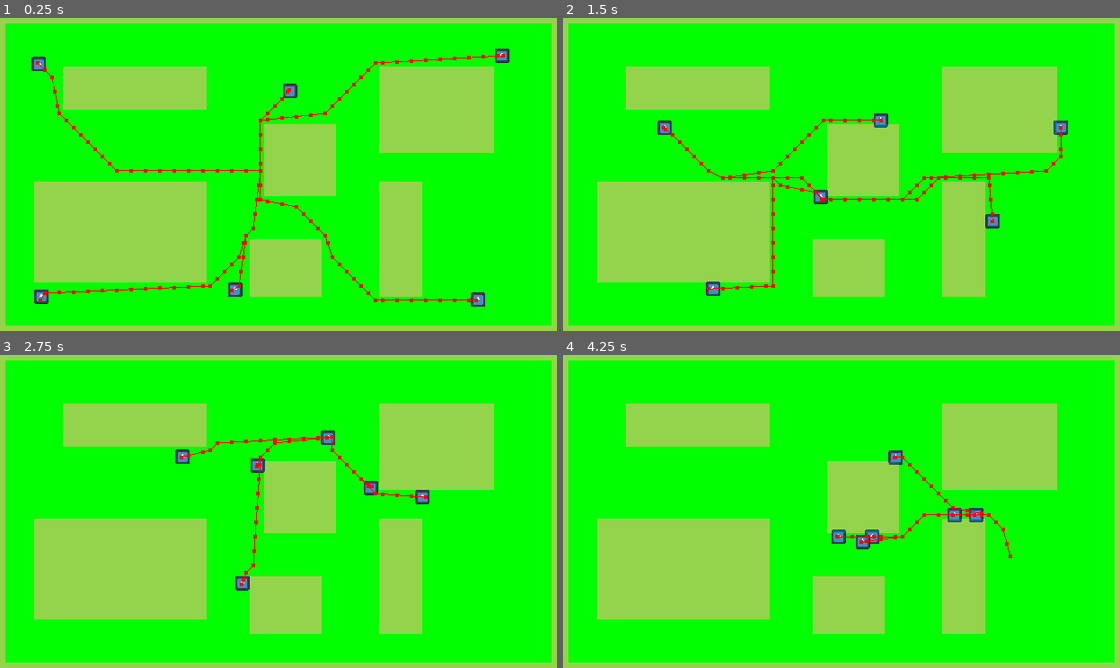
Above: before the commit, frames 1-4 (two rows, left to right).
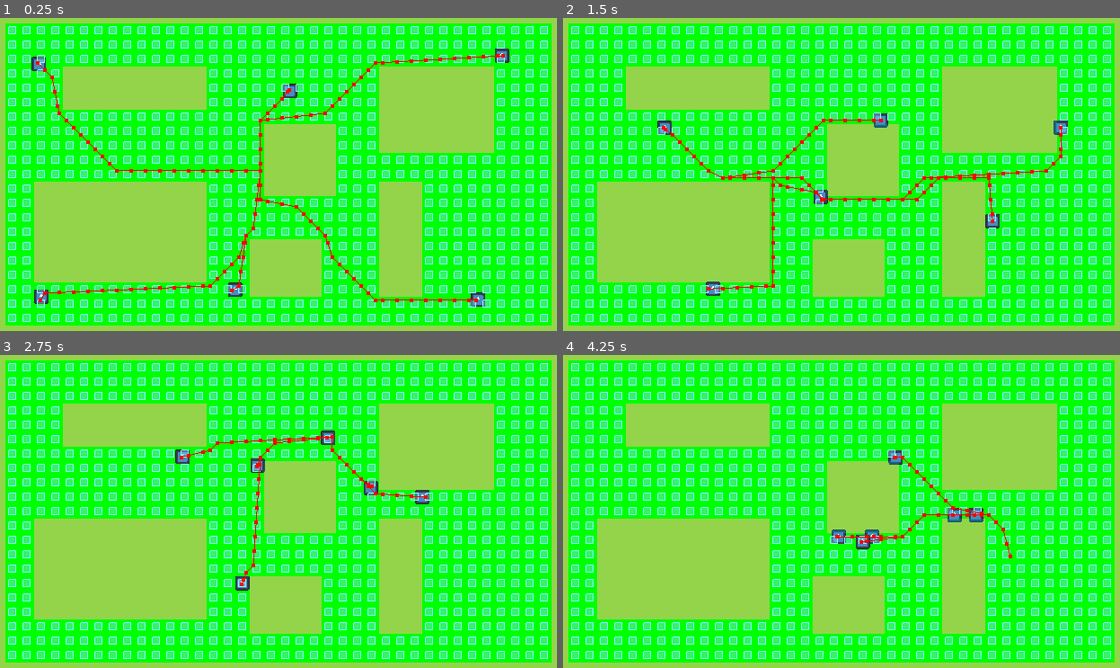
Above: after the commit, the same moments.

Repository: Shilo/GodotAiNavigationTest
Game: Godot game, scene res://main.tscn
Two runs of this game, one before a commit and one after it. Both use one fixed random seed, a clock stepped at 60 frames per second and the inputs below. The engine's default icon, where the game draws it, is replaced by a stand-in: a white triangle on a blue panel in a dark square.
Inputs (mouse positions are in pixels of both pictures, inside the frame that each line leads up to):
- Up to frame 1 (0.25 s): no input
- Up to frame 2 (1.5 s): move the mouse to (969, 155) at 0.52 s; move the mouse to (724, 187) at 1.27 s
- Up to frame 3 (2.75 s): move the mouse to (334, 436) at 2.02 s
- Up to frame 4 (4.25 s): move the mouse to (813, 574) at 2.77 s; move the mouse to (1014, 555) at 3.52 s

The runs differ from the first frame. In frame 1, 20% of the frame differs, in the area x 1-99%, y 2-98%; in frame 2, 21%; in frame 3, 21%; in frame 4, 21%.

Commit message:
.

Diff:
--- a/main.tscn
+++ b/main.tscn
@@ -55,7 +55,7 @@
 [node name="Ground" type="TileMap" parent="."]
 tile_set = SubResource("TileSet_bub24")
 collision_visibility_mode = 1
-navigation_visibility_mode = 2
+navigation_visibility_mode = 1
 format = 2
 layer_0/tile_data = PackedInt32Array(0, 131072, 0, 65536, 131072, 0, 131072, 131072, 0, 196608, 131072, 0, 262144, 1310 …(17467 unchanged characters)…
 
